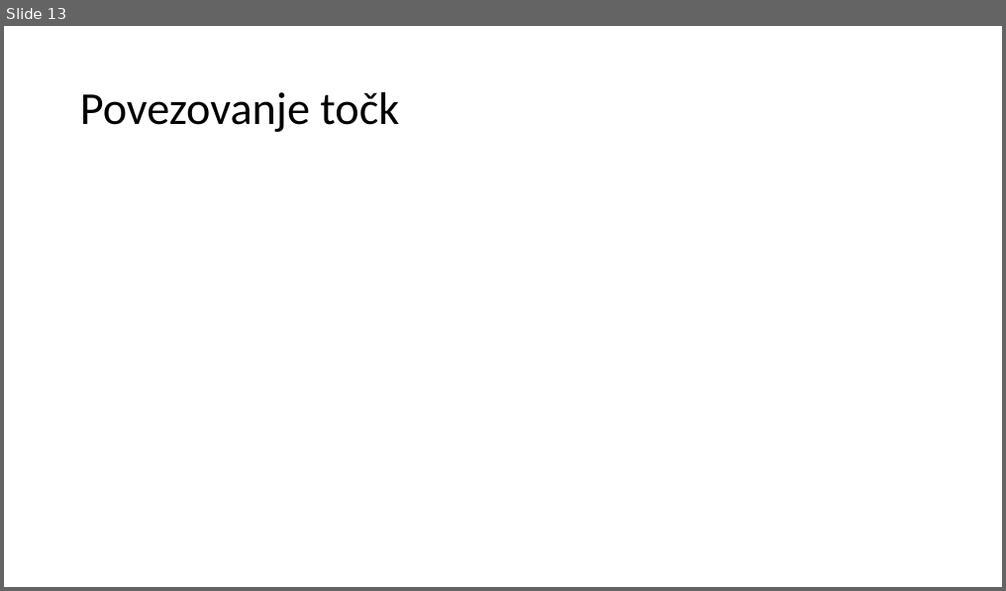
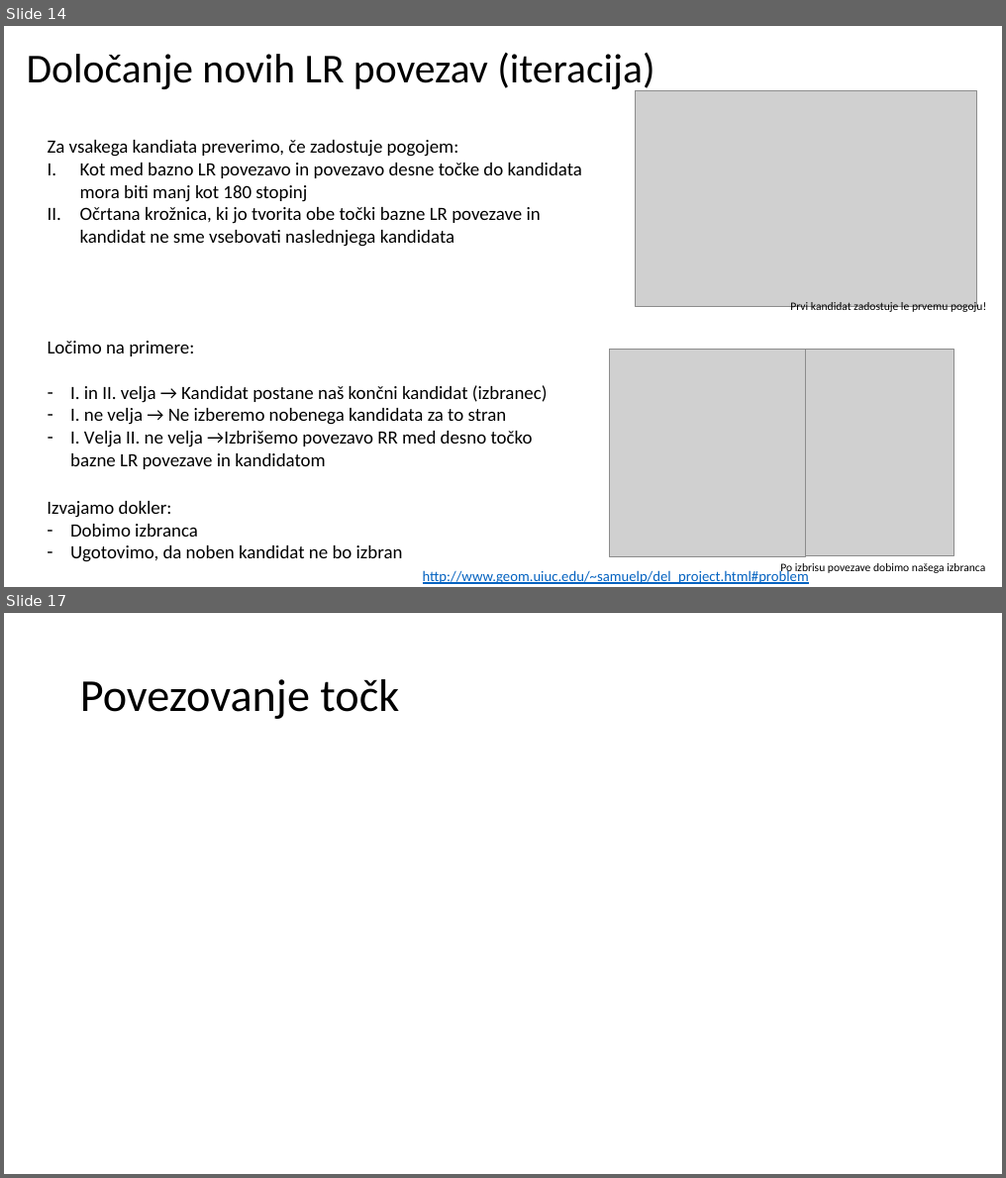
Before and after one commit to 15minutOdmora/voronoi_diagram, a slide deck: predstavitev/Vornoievi_diagrami.pptx. Shown one above the other, each under a label of ours: slide 13 before the commit, slides 14 and 17 after it; the slides between them are not shown. The pictures are 1006x591 and 1006x1178 pixels, drawn with LibreOffice and Linux fonts; fonts in the diff are those of the drawing; grey boxes stand for pictures. Boxes give left, top, right and bottom in pixels: in the first picture for what was removed or moved away, otherwise in the second. Text is boxed around its words. In the diff, an @@ line names an element or a change of style, - is before the commit and + after.

```diff
--- a/predstavitev/Vornoievi_diagrami.pptx
+++ b/predstavitev/Vornoievi_diagrami.pptx
@@ slide 14 added at (x1=4, y1=26, x2=1002, y2=587), background #FFFFFF @@
@@ title added at (x1=27, y1=53, x2=654, y2=93), 39.6 pt, text #000000 @@
+Določanje novih LR povezav (iteracija)
@@ picture added at (x1=635, y1=91, x2=976, y2=307) @@
@@ text added at (x1=48, y1=140, x2=582, y2=247), 18 pt, text #000000 @@
+Za vsakega kandiata preverimo, če zadostuje pogojem:
+I. Kot med bazno LR povezavo in povezavo desne točke do kandidata mora biti manj kot 180 stopinj
+II. Očrtana krožnica, ki jo tvorita obe točki bazne LR povezave in kandidat ne sme vsebovati naslednjega kandidata
@@ text added at (x1=790, y1=301, x2=986, y2=314), 11 pt, text #000000 @@
+Prvi kandidat zadostuje le prvemu pogoju!
@@ text added at (x1=48, y1=341, x2=548, y2=470), 18 pt, text #000000 @@
+Ločimo na primere:
+– I. in II. velja → Kandidat postane naš končni kandidat (izbranec)
+– I. ne velja → Ne izberemo nobenega kandidata za to stran
+– I. Velja II. ne velja →Izbrišemo povezavo RR med desno točko bazne LR povezave in kandidatom
@@ picture added at (x1=610, y1=350, x2=806, y2=558) @@
@@ picture added at (x1=613, y1=350, x2=954, y2=557) @@
@@ text added at (x1=47, y1=501, x2=403, y2=563), 18 pt, text #000000 @@
+Izvajamo dokler:
+– Dobimo izbranca
+– Ugotovimo, da noben kandidat ne bo izbran
@@ text added at (x1=423, y1=569, x2=809, y2=584), 14 pt, text #0563C1, underline @@
+http://www.geom.uiuc.edu/~samuelp/del_project.html#problem
@@ text added at (x1=780, y1=564, x2=985, y2=575), 11 pt, text #000000 @@
+Po izbrisu povezave dobimo našega izbranca
@@ what was slide 13 is now slide 17 @@
```
Also in this commit, not shown: 2 slides changed, 7 other slides added, 4 slides removed, 1 other file.
